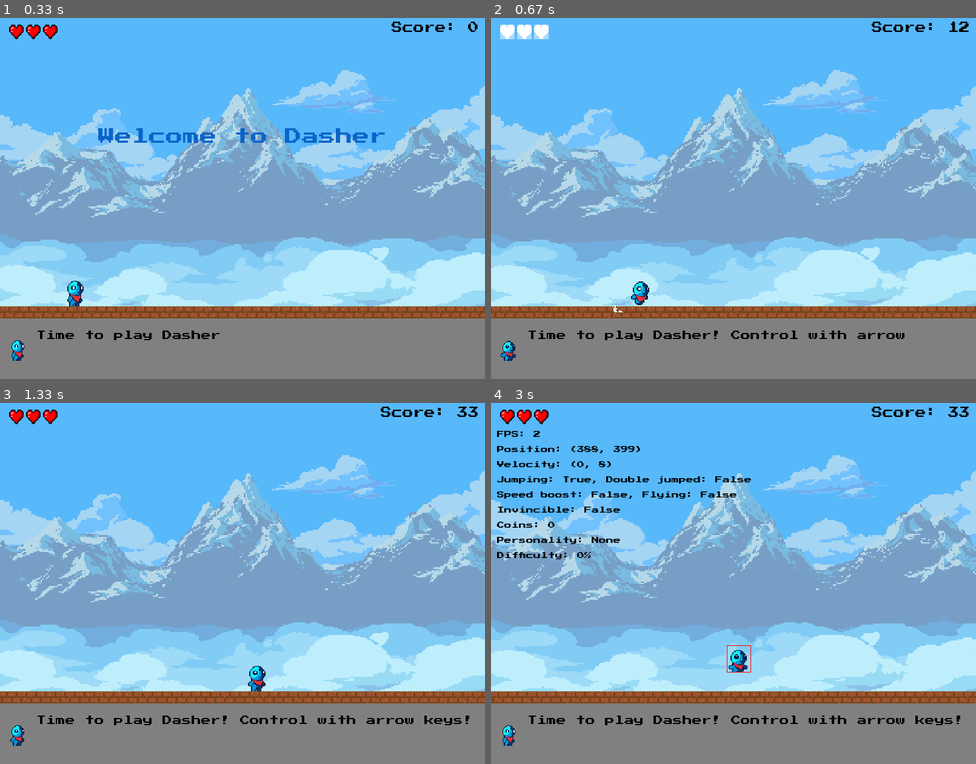
Above: before the commit, frames 1-4 (two rows, left to right).
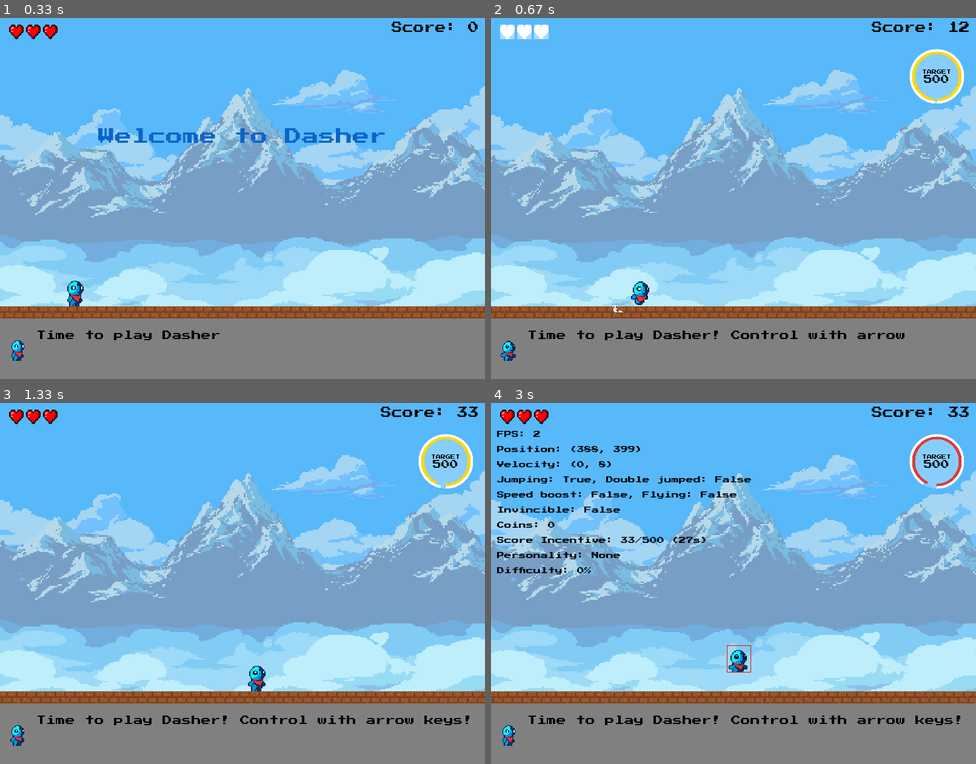
Above: after the commit, the same moments.

Repository: jakezhiming/dasher
Game: pygame game, started from main.py
The game is run twice, just before and just after one commit, with the same random seed, the same clock (stepped at 60 frames per second) and the same inputs.
Inputs:
- Up to frame 1 (0.33 s): no input
- Up to frame 2 (0.67 s): hold Right from 0.33 s (still down)
- Up to frame 3 (1.33 s): release Right at 0.8 s; hold Right 0.83-1.3 s
- Up to frame 4 (3 s): hold Left 1.33-1.87 s; hold Right 1.9-2.3 s; tap Space at 2.33 s; tap D at 2.67 s

Frame 1 is identical in both runs. In frame 2, 1.3% of the frame differs, in the area x 86-98%, y 8-24%; in frame 3, 1.3%; in frame 4, 2.0%, in the area x 1-98%, y 8-48%.

Commit message:
add bonus score system

Diff:
--- a/constants/colors.py
+++ b/constants/colors.py
@@ -7,6 +7,7 @@
 RED = (220, 60, 60)        # Softer red for player
 DARK_RED = (180, 0, 0)     # Darker red for damage invincibility
 GREEN = (0, 100, 0)        # Dark green for obstacles
+LIGHT_GREEN = (150, 255, 150)  # Pastel green for score bonus
 GOLD = (255, 215, 0)     # Gold for coins
 BLUE = (10, 100, 200)      # Blue for background text and speed power-up
 CYAN = (0, 191, 255)       # Deep sky blue for flying power-up
--- a/constants/messages.py
+++ b/constants/messages.py
@@ -151,3 +151,10 @@
     "One more life added to your collection!",
     "Lucky you! An extra life appeared!"
 ]
+
+SCORE_BONUS_MESSAGES = [
+    "Score bonus achieved! +500 points!",
+    "Great job! You earned a score bonus!",
+    "You're on fire! Bonus points awarded!",
+    "Score target reached! Bonus points added!"
+]
--- a/main.py
+++ b/main.py
@@ -294,7 +294,7 @@
         # In desktop environment, we can use asyncio.run
         asyncio.run(main())
 except Exception as e:
-    logger.error(f"Failed to start game: {str(e)}")
+    logger.error(f"Failed to start game: {str(e)}", exc_info=True)
     if not IS_WEB:
         exit()
     else:
--- a/player.py
+++ b/player.py
@@ -8,7 +8,7 @@
 )
 from constants.messages import (
     PIT_FALL_MESSAGES, LAST_LIFE_MESSAGES, OBSTACLE_MESSAGES, DEATH_MESSAGES,
-    SPIKES_MESSAGES, FIRE_MESSAGES, BOMB_MESSAGES, SPEED_MESSAGES, FLYING_MESSAGES, INVINCIBILITY_MESSAGES, LIFE_MESSAGES
+    SPIKES_MESSAGES, FIRE_MESSAGES, BOMB_MESSAGES, SPEED_MESSAGES, FLYING_MESSAGES, INVINCIBILITY_MESSAGES, LIFE_MESSAGES, SCORE_BONUS_MESSAGES
 )
 from constants.screen import PLAY_AREA_HEIGHT
 from constants.colors import DARK_RED, LIGHT_BLUE
@@ -41,6 +41,7 @@
         self.lives = INITIAL_LIVES
         self.score = 0
         self.coin_score = 0  # Separate score for coins
+        self.bonus_score = 0  # New variable to track bonus points separately
         self.speed_boost = False
         self.speed_boost_timer = 0
         self.trail_positions = []  # Store previous positions for speed boost trail effect
@@ -53,6 +54,16 @@
         self.furthest_right_position = self.x  # Track the furthest right position
         self.prev_x = self.x  # Added to track previous x position
         self.prev_y = self.y  # Added to track previous y position
+
+        # Score incentive system variables
+        self.bonus_score_active = False
+        self.bonus_score_timer = 0
+        self.bonus_score_period_duration = 30000  # 30 seconds in milliseconds
+        self.bonus_score_start_score = 0
+        self.bonus_score_increase_requirement = 500  # Initial requirement
+        self.bonus_score_increase_max_requirement = 1000  # Maximum requirement
+        self.bonus_score_added = 500  # Bonus for reaching the target
+        self.bonus_score_period_count = 0  # Count of completed periods
 
         # Animation properties
         self.animation_frame = 0
@@ -669,7 +680,49 @@
 
         # Update score based on distance and coins
         distance_score = int((self.furthest_right_position - PLAYER_INITIAL_X) / 10)
-        self.score = distance_score + self.coin_score
+        self.score = distance_score + self.coin_score + self.bonus_score
+
+        # Update score incentive system
+        if not self.bonus_score_active and self.vx > 0:
+            self.bonus_score_active = True
+            self.bonus_score_timer = current_time
+            self.bonus_score_start_score = self.score
+
+        # Check if incentive is active
+        if self.bonus_score_active:
+            elapsed_time = current_time - self.bonus_score_timer
+            score_increase = self.score - self.bonus_score_start_score
+
+            # Check if target is reached before time is up
+            if score_increase >= self.bonus_score_increase_requirement:
+                # Award bonus immediately
+                self.bonus_score += self.bonus_score_added
+                self.score = distance_score + self.coin_score + self.bonus_score
+                # Trigger score highlight effect with the bonus amount
+                from ui import set_score_highlight
+                set_score_highlight(self.bonus_score_added, is_bonus=True)
+                # Display bonus message
+                from ui import message_manager
+                message_manager.set_message(random.choice(SCORE_BONUS_MESSAGES))
+
+                # Reset for next incentive period with increased requirement
+                self.bonus_score_timer = current_time
+                self.bonus_score_start_score = self.score
+                self.bonus_score_period_count += 1
+                self.bonus_score_increase_requirement = min(self.bonus_score_increase_max_requirement, self.bonus_score_increase_requirement + (self.bonus_score_period_count * 50))
+
+                # Reset the target reached celebration effect
+                from ui import reset_target_reached_celebration
+                reset_target_reached_celebration()
+            # If time is up and target wasn't reached, just reset the timer
+            elif elapsed_time >= self.bonus_score_period_duration:
+                # Reset for next incentive period with same requirement (no increase since target wasn't met)
+                self.bonus_score_timer = current_time
+                self.bonus_score_start_score = self.score
+
+                # Reset the target reached celebration effect
+                from ui import reset_target_reached_celebration
+                reset_target_reached_celebration()
 
         # Update previous y position
         self.prev_y = self.y
@@ -802,3 +855,15 @@
         self.trail_positions = []  # Clear trail positions
         self.flying = False
         self.invincible = False
+
+        # Reset score incentive system
+        self.bonus_score_active = False
+        self.bonus_score_timer = 0
+        self.bonus_score_start_score = 0
+        self.bonus_score_increase_requirement = 1000
+        self.bonus_score_period_count = 0
+        self.bonus_score = 0  # Reset bonus score on player reset
+
+        # Reset the target reached celebration effect
+        from ui import reset_target_reached_celebration
+        reset_target_reached_celebration()
--- a/ui.py
+++ b/ui.py
@@ -1,6 +1,7 @@
 from compat import pygame
 import math
-from constants.colors import BLUE, CYAN, MAGENTA, RED, WHITE, WHITE_OVERLAY, BLACK, GRAY, DARK_GREY, GOLD
+import random
+from constants.colors import BLUE, CYAN, MAGENTA, RED, WHITE, WHITE_OVERLAY, BLACK, GRAY, DARK_GREY, GOLD, LIGHT_BLUE, LIGHT_GREEN
 from constants.screen import PLAY_AREA_HEIGHT, STATUS_BAR_HEIGHT, WIDTH
 from constants.ui import HEART_SPRITE_SIZE
 from constants.player import INVINCIBILITY_FROM_DAMAGE_DURATION, INVINCIBILITY_DURATION, SPEED_BOOST_DURATION
@@ -23,16 +24,21 @@
 plus_indicator_duration = 300  # Duration of the "+X" animation in milliseconds
 
 # Score highlight effect variables
-score_highlight_active = False
-score_highlight_time = 0
 score_highlight_duration = 800  # Duration of the score highlight effect in milliseconds
-score_highlight_amount = 0
+bonus_score_highlight_duration = 2000  # Duration for bonus highlights
+score_highlights = []  # List to store multiple active score highlights
 
 # FPS tracking variables
 fps_update_time = 0
 fps_update_interval = 500  # Update FPS every 500ms
 fps_frame_count = 0
 current_fps = 0
+
+# Bonus score variables
+bonus_score_circle_radius = 45
+bonus_score_circle_thickness = 4
+bonus_reached_time = 0
+bonus_reached_active = False
 
 def set_hearts_flash():
     """Set the hearts to flash (call this when player loses a life)."""
@@ -54,12 +60,31 @@
     plus_indicator_time = pygame.time.get_ticks()
 
 # New function to trigger the score highlight effect
-def set_score_highlight(amount=50):
-    """Set the score to highlight with an animation effect when coins are collected."""
-    global score_highlight_active, score_highlight_time, score_highlight_amount
-    score_highlight_active = True
-    score_highlight_time = pygame.time.get_ticks()
-    score_highlight_amount = amount
+def set_score_highlight(amount=50, is_bonus=False):
+    """Set the score to highlight with an animation effect when coins are collected or bonus is awarded."""
+    global score_highlights
+    # Create a new highlight object
+    highlight = {
+        'time': pygame.time.get_ticks(),
+        'amount': amount,
+        'is_bonus': is_bonus,
+        'duration': bonus_score_highlight_duration if is_bonus else score_highlight_duration
+    }
+    # Add to the list of active highlights
+    score_highlights.append(highlight)
+
+# New function to trigger the target reached celebration effect
+def set_target_reached_celebration():
+    """Set the target reached celebration effect when player hits the score target early."""
+    global bonus_reached_active, bonus_reached_time
+    bonus_reached_active = True
+    bonus_reached_time = pygame.time.get_ticks()
+
+# Function to reset the target reached celebration effect
+def reset_target_reached_celebration():
+    """Reset the target reached celebration effect."""
+    global bonus_reached_active
+    bonus_reached_active = False
 
 def draw_heart(screen, x, y, size=HEART_SPRITE_SIZE, color=None, flashing=False, is_new=False):
     """Draw a heart at the specified position with the given size."""
@@ -120,8 +145,9 @@
     # Check if the "+X" indicator animation should be active
     plus_animation_active = (current_time - plus_indicator_time < plus_indicator_duration) and plus_indicator_active
 
-    # Check if the score highlight effect should be active
-    score_highlight_active_now = (current_time - score_highlight_time < score_highlight_duration) and score_highlight_active
+    # Clean up expired score highlights
+    global score_highlights
+    score_highlights = [h for h in score_highlights if current_time - h['time'] < h['duration']]
 
     # Draw hearts for lives at top left
     heart_size = 24  # Adjust size as needed for the sprite
@@ -182,10 +208,11 @@
     score_text = render_retro_text(f"Score: {player.score}", 18, BLACK)
     score_rect = score_text.get_rect()
 
-    # Apply highlight effect to score if active
-    if score_highlight_active_now:
-        # Calculate animation progress (0.0 to 1.0)
-        progress = (current_time - score_highlight_time) / score_highlight_duration
+    # Check if we have any active score highlights
+    if score_highlights:
+        # Use the most recent highlight for the score text effect
+        latest_highlight = score_highlights[0]
+        progress = min(1.0, (current_time - latest_highlight['time']) / latest_highlight['duration'])
 
         # Split the score text into "Score: " and the actual number
         score_label = render_retro_text("Score: ", 18, BLACK)
@@ -197,6 +224,17 @@
             min(255, BLACK[1] + flash_intensity),
             min(255, BLACK[2] + flash_intensity)
         )
+
+        # For bonus highlights, use a gold tint
+        if latest_highlight['is_bonus']:
+            # Mix gold with the flash color
+            gold_factor = 0.5 + 0.5 * math.sin(current_time / 100)  # Pulsing gold effect
+            flash_color = (
+                min(255, flash_color[0]),
+                min(255, int(flash_color[1] * 0.8 + 215 * 0.2 * gold_factor)),  # Add gold tint
+                min(255, int(flash_color[2] * 0.8))  # Reduce blue for gold effect
+            )
+
         score_number = render_retro_text(f"{player.score}", 18, flash_color)
 
         # Calculate the total width to maintain right alignment
@@ -210,15 +248,167 @@
         number_x = label_x + score_label.get_width()
         screen.blit(score_number, (number_x, 10))
 
-        # Draw the +50 indicator if we're showing a coin collection
-        if score_highlight_amount > 0:
-            plus_text = render_retro_text(f"+{score_highlight_amount}", 14, GOLD)
-            plus_alpha = int(255 * (1 - progress))
+        # Draw all active +amount indicators
+        for i, highlight in enumerate(score_highlights):
+            highlight_progress = min(1.0, (current_time - highlight['time']) / highlight['duration'])
+
+            # Choose color based on whether it's a bonus
+            plus_color = GOLD if highlight['is_bonus'] else GOLD
+            plus_text = render_retro_text(f"+{highlight['amount']}", 14, plus_color)
+
+            # For bonus highlights, make the text larger and add effects
+            if highlight['is_bonus']:
+                # Scale effect based on progress
+                scale_factor = 1.0 + 0.3 * (1.0 - highlight_progress) * math.sin(current_time / 100)
+                scaled_width = int(plus_text.get_width() * scale_factor)
+                scaled_height = int(plus_text.get_height() * scale_factor)
+                plus_text = pygame.transform.scale(plus_text, (scaled_width, scaled_height))
+
+            plus_alpha = int(255 * (1 - highlight_progress))
             plus_text.set_alpha(plus_alpha)
-            screen.blit(plus_text, (WIDTH - plus_text.get_width() - 10, 35))
+
+            # Position the text - for bonus, position it more prominently
+            if highlight['is_bonus']:
+                # Position in the same place as regular score increases
+                screen.blit(plus_text, (WIDTH - plus_text.get_width() - 10, 35))
+
+                # Add sparkle effects around the bonus text
+                if highlight_progress < 0.7:  # Only show sparkles for the first 70% of the animation
+                    for j in range(3):
+                        sparkle_x = WIDTH - plus_text.get_width() / 2 - 10 + random.randint(-20, 20)
+                        sparkle_y = 35 + plus_text.get_height() / 2 + random.randint(-10, 10)
+                        sparkle_size = random.randint(2, 4)
+                        pygame.draw.circle(screen, WHITE, (int(sparkle_x), int(sparkle_y)), sparkle_size)
+            else:
+                # Normal position for regular score increases
+                screen.blit(plus_text, (WIDTH - plus_text.get_width() - 10, 35))
     else:
         # Draw normal score without animation
         screen.blit(score_text, (WIDTH - score_rect.width - 10, 10))
+
+    # Draw score incentive progress bar and target score if active
+    if player.bonus_score_active:
+        # Calculate progress (0.0 to 1.0)
+        elapsed_time = current_time - player.bonus_score_timer
+        time_progress = min(1.0, elapsed_time / player.bonus_score_period_duration)
+
+        # Calculate remaining time in seconds
+        remaining_seconds = max(0, (player.bonus_score_period_duration - elapsed_time) // 1000)
+
+        # Calculate target score and current progress toward target
+        target_score = player.bonus_score_start_score + player.bonus_score_increase_requirement
+        current_score_increase = player.score - player.bonus_score_start_score
+        score_progress = min(1.0, current_score_increase / player.bonus_score_increase_requirement)
+
+        # Check if target has just been reached (to trigger celebration effect)
+        if score_progress >= 1.0 and not bonus_reached_active:
+            set_target_reached_celebration()
+
+        # Check if celebration effect is active
+        celebration_active = (current_time - bonus_reached_time < bonus_score_highlight_duration) and bonus_reached_active
+
+        # Position for the circular timer
+        circle_x = WIDTH - bonus_score_circle_radius - 20
+        circle_y = 100
+        inner_radius = bonus_score_circle_radius - 4
+
+
+        # Determine colors for the timers
+        time_color = WHITE
+
+        # Calculate the difference between score progress and time progress
+        # Positive value means score is ahead of time, negative means it's behind
+        progress_difference = score_progress - time_progress
+
+        # Determine score color based on the difference
+        if progress_difference >= 0.1:  # Score is ahead by a safe margin (20% or more)
+            score_color = LIGHT_GREEN
+        elif progress_difference > 0:   # Score is slightly ahead but not by a safe margin
+            score_color = GOLD
+        else:                           # Score is equal to or behind time progress
+            score_color = RED
+
+        # Apply celebration or warning effects
+        if celebration_active:
+            # Pulse between gold and white when target is reached
+            pulse_factor = 0.5 + 0.5 * math.sin(current_time / 50)  # Faster pulse for celebration
+            time_color = (
+                255,  # Red always max
+                min(255, 215 + int(40 * pulse_factor)),  # Green pulses between gold and white
+                min(255, int(255 * pulse_factor))  # Blue pulses
+            )
+            score_color = time_color  # Use the same color for both during celebration
+        elif remaining_seconds <= 5:
+            # Pulse between white and red when time is low
+            pulse_factor = 0.5 + 0.5 * math.sin(current_time / 100)  # Oscillate between 0 and 1
+            time_color = (
+                255,  # Red always max
+                max(0, min(255, int(255 * pulse_factor))),  # Green pulses
+                max(0, min(255, int(255 * pulse_factor)))   # Blue pulses
+            )
+
+            # If score is behind and time is low, make the score color pulse more intensely
+            if progress_difference <= 0:
+                pulse_factor = 0.3 + 0.7 * math.sin(current_time / 80)  # More dramatic pulsing
+                score_color = (
+                    255,  # Red always max
+                    max(0, min(255, int(50 * pulse_factor))),  # Very low green for more intense red
+                    max(0, min(255, int(50 * pulse_factor)))   # Very low blue for more intense red
+                )
+
+        # Background circle
+        pygame.draw.circle(screen, LIGHT_BLUE, (circle_x, circle_y), bonus_score_circle_radius)
+
+        # Draw outer circle (time progress)
+        draw_circular_timer(screen, circle_x, circle_y, bonus_score_circle_radius,
+                           1.0 - time_progress, time_color, bonus_score_circle_thickness, True)
+
+        # Draw inner circle (score progress)
+        draw_circular_timer(screen, circle_x, circle_y, inner_radius,
+                           1.0 - score_progress, score_color, bonus_score_circle_thickness, True)
+
+        # Draw target score in the center
+        target_color = BLACK
+        if celebration_active:
+            # Use gold color with pulsing when target is reached and celebrating
+            pulse_factor = 0.5 + 0.5 * math.sin(current_time / 50)  # Faster pulse for celebration
+            target_color = (
+                255,  # Red always max
+                min(255, 215 + int(40 * pulse_factor)),  # Green pulses
+                min(255, int(255 * pulse_factor))  # Blue pulses
+            )
+        elif score_progress >= 0.9 and score_progress < 1.0:
+            # Pulse between black and gold when close to target
+            pulse_factor = 0.5 + 0.5 * math.sin(current_time / 150)
+            target_color = (
+                int(255 * pulse_factor),  # Red pulses between 0 and 255
+                int((215 + 40 * pulse_factor) * pulse_factor),  # Green pulses between 0 and 255
+                0  # Blue stays at 0 for gold
+            )
+        elif score_progress >= 1.0:
+            # Use gold color when target is reached
+            target_color = GOLD
+
+        # Render target score text
+        target_text = render_retro_text(f"{target_score}", 14, target_color)
+        target_rect = target_text.get_rect(center=(circle_x, circle_y + 5))
+        screen.blit(target_text, target_rect)
+
+        # Add a small "target" label above the score
+        target_label = render_retro_text("TARGET", 8, target_color)
+        target_label_rect = target_label.get_rect(center=(circle_x, circle_y - 7))
+        screen.blit(target_label, target_label_rect)
+
+        # Draw celebration effects if active
+        if celebration_active:
+            # Add sparkle effects around the circle
+            for i in range(5):
+                angle = random.random() * 2 * math.pi
+                distance = bonus_score_circle_radius * 1.2
+                sparkle_x = int(circle_x + math.cos(angle) * distance)
+                sparkle_y = int(circle_y + math.sin(angle) * distance)
+                sparkle_size = random.randint(2, 4)
+                pygame.draw.circle(screen, WHITE, (sparkle_x, sparkle_y), sparkle_size)
 
     # Draw active power-up indicators
     draw_active_powerups(screen, player, current_time)
@@ -420,18 +610,36 @@
             remaining_time = 1.0 - min(1.0, (current_time - player.invincible_timer) / INVINCIBILITY_DURATION)
             draw_circular_timer(screen, x_pos, indicator_y, pulse_size + 2, remaining_time, WHITE)
 
-def draw_circular_timer(screen, x, y, radius, percentage, color):
+def draw_circular_timer(screen, x, y, radius, percentage, color, thickness=2, clockwise=True):
     """Draw a circular timer showing remaining time percentage"""
     if percentage <= 0:
         return
 
-    # Draw arc from top (270 degrees) clockwise
+    # Ensure color is a valid RGB tuple with integers in the range [0, 255]
+    if color is None:
+        color = WHITE  # Default to white if color is None
+
+    # Ensure each color component is an integer in the range [0, 255]
+    try:
+        if len(color) == 3 or len(color) == 4:
+            validated_color = tuple(max(0, min(255, int(c))) for c in color)
+        else:
+            # If color has wrong number of components, use white
+            validated_color = WHITE
+    except (TypeError, ValueError):
+        # If color is not iterable or components can't be converted to int, use white
+        validated_color = WHITE
+
+    # Draw arc from top (270 degrees) clockwise or anticlockwise
     start_angle = -90  # Start from top (270 degrees in pygame coordinates)
-    end_angle = start_angle + (360 * percentage)
+    if clockwise:
+        end_angle = start_angle + (360 * percentage)
+    else:
+        end_angle = start_angle - (360 * percentage)
 
     # Convert to radians and draw
     rect = pygame.Rect(x - radius, y - radius, radius * 2, radius * 2)
-    pygame.draw.arc(screen, color, rect, math.radians(start_angle), math.radians(end_angle), 2)
+    pygame.draw.arc(screen, validated_color, rect, math.radians(start_angle), math.radians(end_angle), thickness)
 
 def draw_debug_info(screen, player):
     y_pos = 50  # Start position for debug info
@@ -496,6 +704,20 @@
     screen.blit(coin_text, (10, y_pos))
     y_pos += line_height
 
+    # Display score incentive system info
+    if player.bonus_score_active:
+        current_time = pygame.time.get_ticks()
+        elapsed_time = current_time - player.bonus_score_timer
+        remaining_time = max(0, (player.bonus_score_period_duration - elapsed_time) // 1000)
+        current_score_increase = player.score - player.bonus_score_start_score
+
+        incentive_text = render_retro_text(
+            f"Score Incentive: {current_score_increase}/{player.bonus_score_increase_requirement} ({remaining_time}s)",
+            12, BLACK
+        )
+        screen.blit(incentive_text, (10, y_pos))
+        y_pos += line_height
+
     # Display current LLM personality
     personality_text = render_retro_text(f"Personality: {message_manager.get_current_personality()}", 12, BLACK)
     screen.blit(personality_text, (10, y_pos))
